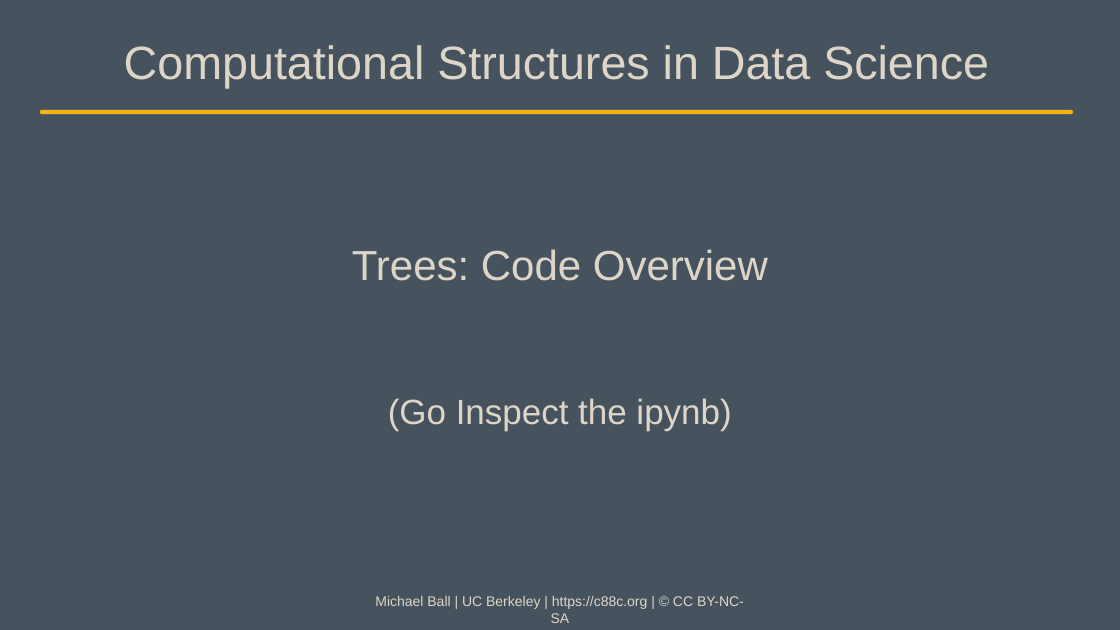
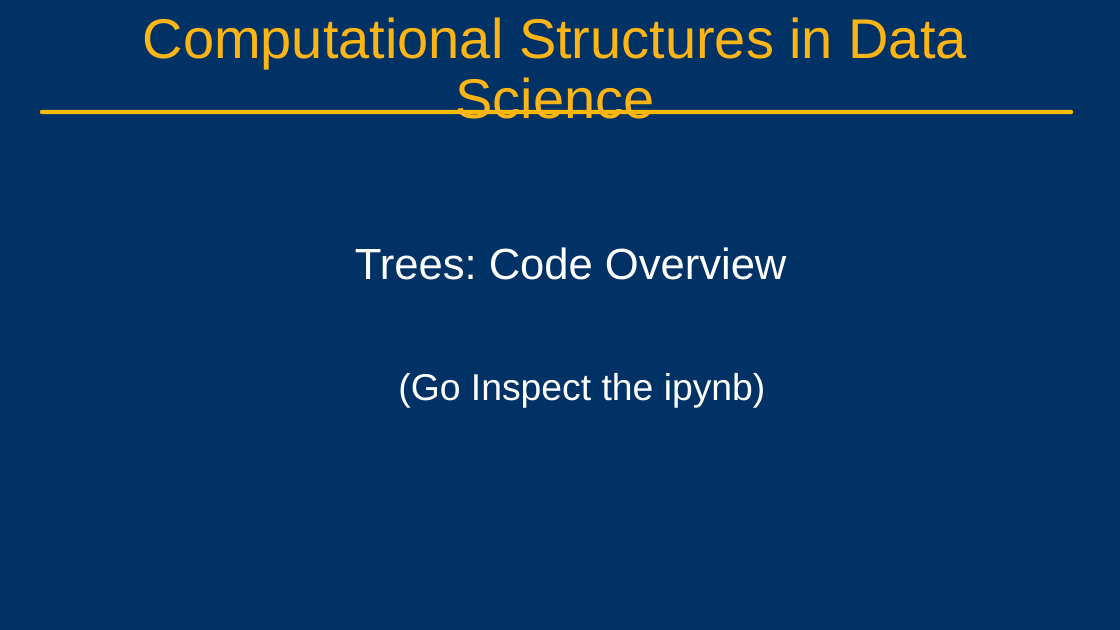
Before and after one commit to cs88-website/sp24, a slide deck: slide 8 of assets/slides/sp24/19-Trees.pptx. Drawn at 1120x630 pixels with LibreOffice and Linux fonts; fonts in the diff are those of the drawing; background and template pictures are left out. Boxes give left, top, right and bottom in pixels: in the first picture for what was removed or moved away, otherwise in the second. Text is boxed around its words. In the diff, an @@ line names an element or a change of style, - is before the commit and + after.

```diff
--- a/assets/slides/sp24/19-Trees.pptx
+++ b/assets/slides/sp24/19-Trees.pptx
@@ background #46535E to #003265 @@
@@ text "Computational Structures in Data Science" at (143,17,967,119): size 40 to 48 pt, text colour #DDD5C7 to #FCB515 @@
@@ line (42, 112) - (1071, 112): stroke #FCB515 3.75 pt to #FBBA03 3.75 pt @@
@@ title "Trees: Code Overview" at (355,247,787,280): size 36 to 37.3 pt, text colour #DDD5C7 to #FFFFFF @@
@@ subtitle "(Go Inspect the ipynb)": place and size @@
-subtitle "(Go Inspect the ipynb)" at (388,398,731,431)
+subtitle "(Go Inspect the ipynb)" at (398,373,766,408)
@@ subtitle "(Go Inspect the ipynb)" at (398,373,766,408): size 30 to 32 pt, text colour #DDD5C7 to #FFFFFF; vertical alignment middle to top @@
@@ text removed at (375,596,744,623) @@
-Michael Ball | UC Berkeley | https://c88c.org | © CC BY-NC-SA
```
Also in this commit, not shown: 17 other slides changed, 7 other files.
